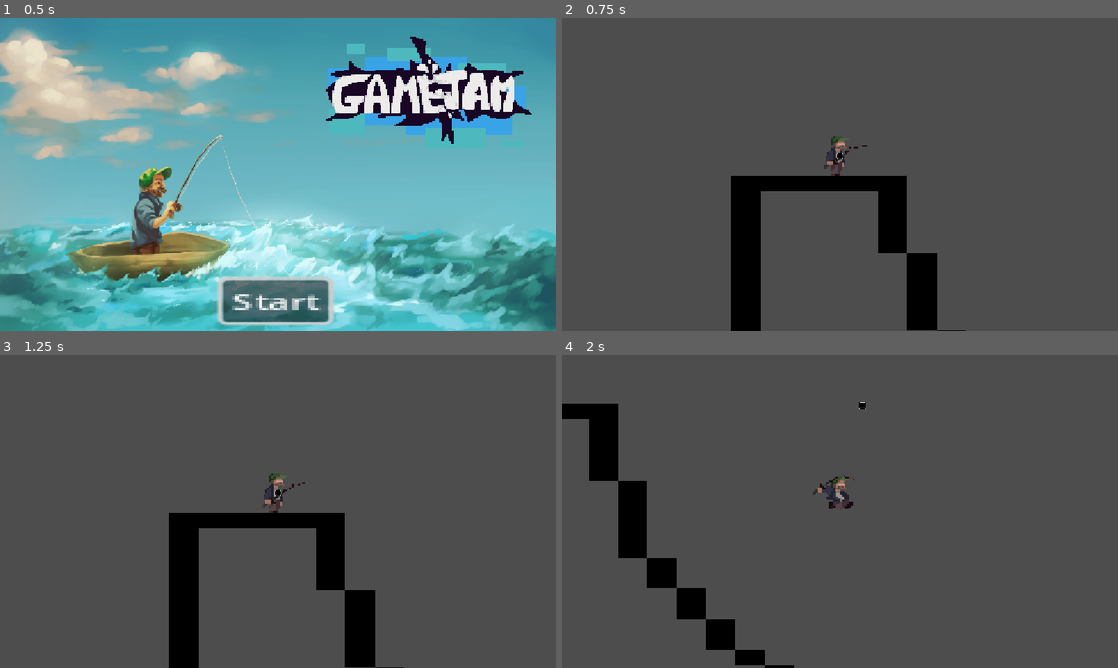
Above: before the commit, frames 1-4 (two rows, left to right).
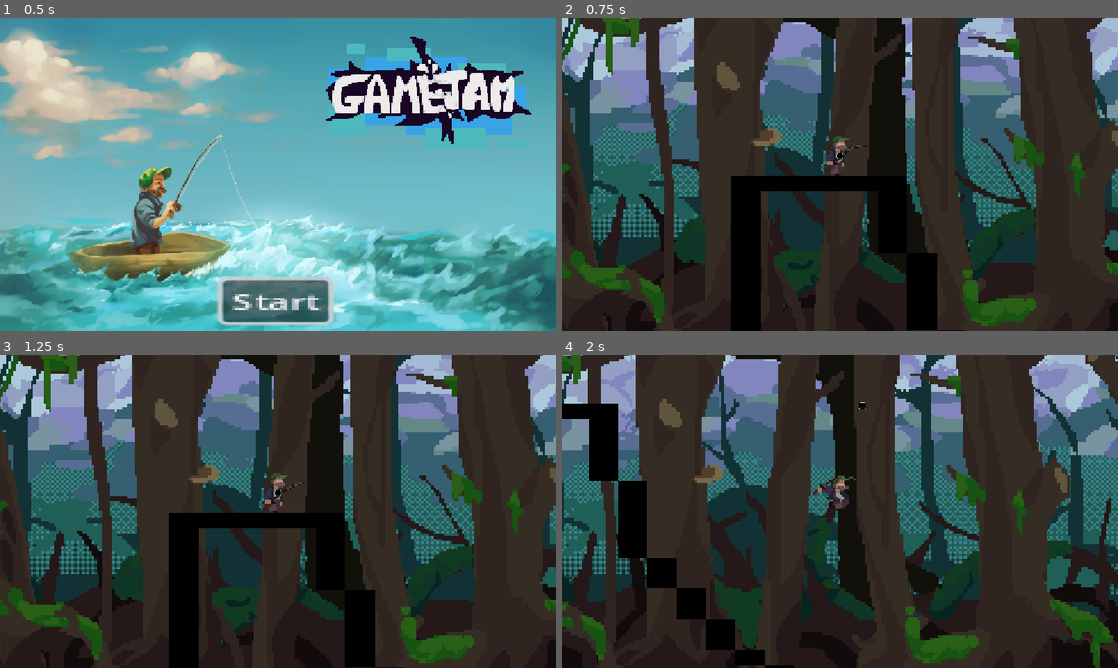
Above: after the commit, the same moments.

Repository: ActuallyaWyrm/Game-Jam
Game: Godot game, scene res://scenes/menu.tscn
Two runs of this game, one before a commit and one after it. Both use one fixed random seed, a clock stepped at 60 frames per second and the inputs below.
Inputs (mouse positions are in pixels of both pictures, inside the frame that each line leads up to):
- Up to frame 1 (0.5 s): no input
- Up to frame 2 (0.75 s): click "Start" at 0.5 s
- Up to frame 3 (1.25 s): no input
- Up to frame 4 (2 s): move the mouse to (867, 511) at 1.27 s; hold Right (walk_right) from 1.28 s (still down); click (867, 511) at 1.35 s; tap Up (jump) at 1.52 s

Frame 1 is identical in both runs. In frame 2, 93% of the frame differs, in the area x 0-100%, y 0-100%; in frame 3, 93%; in frame 4, 94%.

Commit message:
parallax

Diff:
--- a/game-jam-plat/scenes/platformer.tscn
+++ b/game-jam-plat/scenes/platformer.tscn
@@ -3,6 +3,8 @@
 [ext_resource type="PackedScene" uid="uid://bj1awu02h5683" path="res://scenes/grabable_platformer.tscn" id="1_j2uy2"]
 [ext_resource type="PackedScene" uid="uid://oy67rn0cumj3" path="res://entities/player_platformer.tscn" id="1_xxtnn"]
 [ext_resource type="PackedScene" uid="uid://cydrgwoffh4hl" path="res://slope.tscn" id="3_85uu4"]
+[ext_resource type="Texture2D" uid="uid://c5eol8cuuevqm" path="res://assets/sprites/environment/bg_layer_1.png" id="4_xlal6"]
+[ext_resource type="Texture2D" uid="uid://dhwfwptfujfhh" path="res://assets/sprites/environment/bg_layer_2.png" id="5_qcnyv"]
 
 [node name="Platformer" type="Node2D" unique_id=1169925800]
 
@@ -55,3 +57,25 @@
 [node name="slope" parent="." unique_id=8897053 instance=ExtResource("3_85uu4")]
 position = Vector2(1865.0001, 1137)
 scale = Vector2(10.0586195, 3.9276)
+
+[node name="Parallax2D" type="Parallax2D" parent="." unique_id=1194881441]
+z_index = -9
+scroll_scale = Vector2(0.1, 0)
+scroll_offset = Vector2(-961, 196)
+repeat_size = Vector2(2016, 0)
+repeat_times = 3
+
+[node name="Sprite2D" type="Sprite2D" parent="Parallax2D" unique_id=1700703590]
+scale = Vector2(7, 7)
+texture = ExtResource("4_xlal6")
+
+[node name="Parallax2D2" type="Parallax2D" parent="." unique_id=483967667]
+z_index = -8
+scroll_scale = Vector2(0.2, 0)
+scroll_offset = Vector2(-961, 196)
+repeat_size = Vector2(2016, 0)
+repeat_times = 3
+
+[node name="Sprite2D" type="Sprite2D" parent="Parallax2D2" unique_id=388944758]
+scale = Vector2(7, 7)
+texture = ExtResource("5_qcnyv")
Binary file added: game-jam-plat/assets/sprites/environment/bg_layer_1.png
Not shown, added: game-jam-plat/assets/sprites/environment/bg_layer_1.png.import
Binary file added: game-jam-plat/assets/sprites/environment/bg_layer_2.png
Not shown, added: game-jam-plat/assets/sprites/environment/bg_layer_2.png.import
